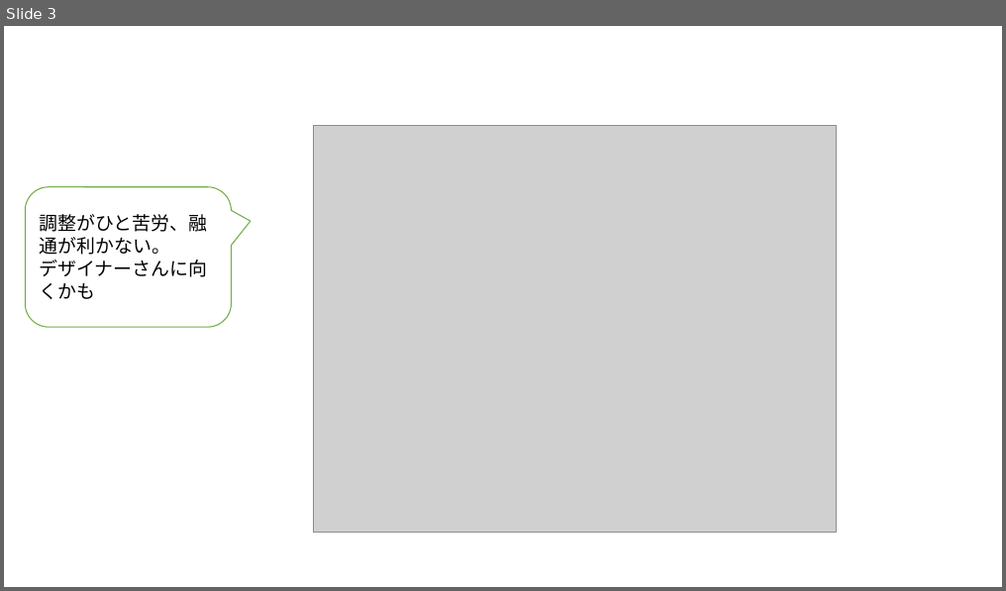
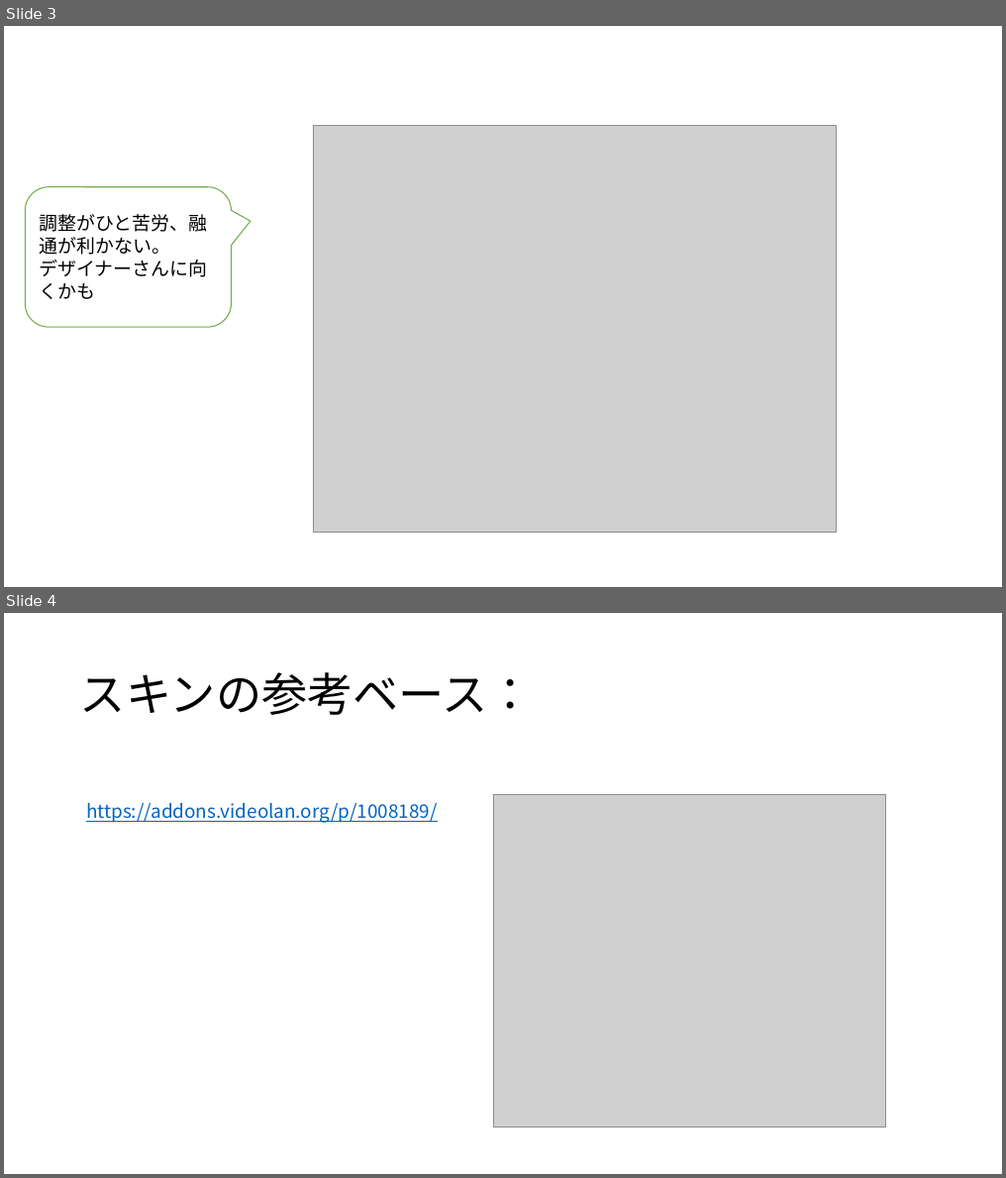
Before and after one commit to sykazcr/vlcskinedit, a slide deck: doc/skindemo.pptx. Shown one above the other, each under a label of ours: slide 3 before the commit, slides 3 and 4 after it. The pictures are 1006x591 and 1006x1178 pixels, drawn with LibreOffice and Linux fonts; fonts in the diff are those of the drawing; grey boxes stand for pictures. Boxes give left, top, right and bottom in pixels: in the first picture for what was removed or moved away, otherwise in the second. Text is boxed around its words. In the diff, an @@ line names an element or a change of style, - is before the commit and + after.

```diff
--- a/doc/skindemo.pptx
+++ b/doc/skindemo.pptx
@@ slide 4 added at (4, 613, 1002, 1174), background #FFFFFF @@
@@ title added at (80, 672, 534, 715), 44 pt, text #000000 @@
+スキンの参考ベース：
@@ text added at (86, 803, 437, 823), 18 pt, text #0563C1, underline @@
+https://addons.videolan.org/p/1008189/
@@ picture added at (494, 795, 886, 1128) @@
```
Also in this commit, not shown: 1 other slide added.
